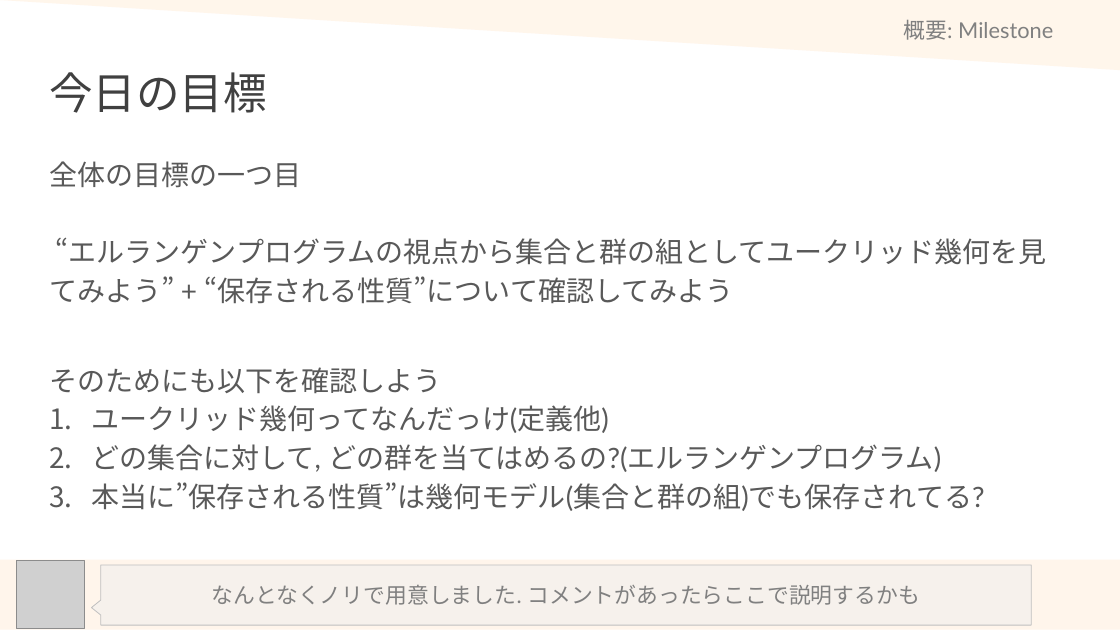
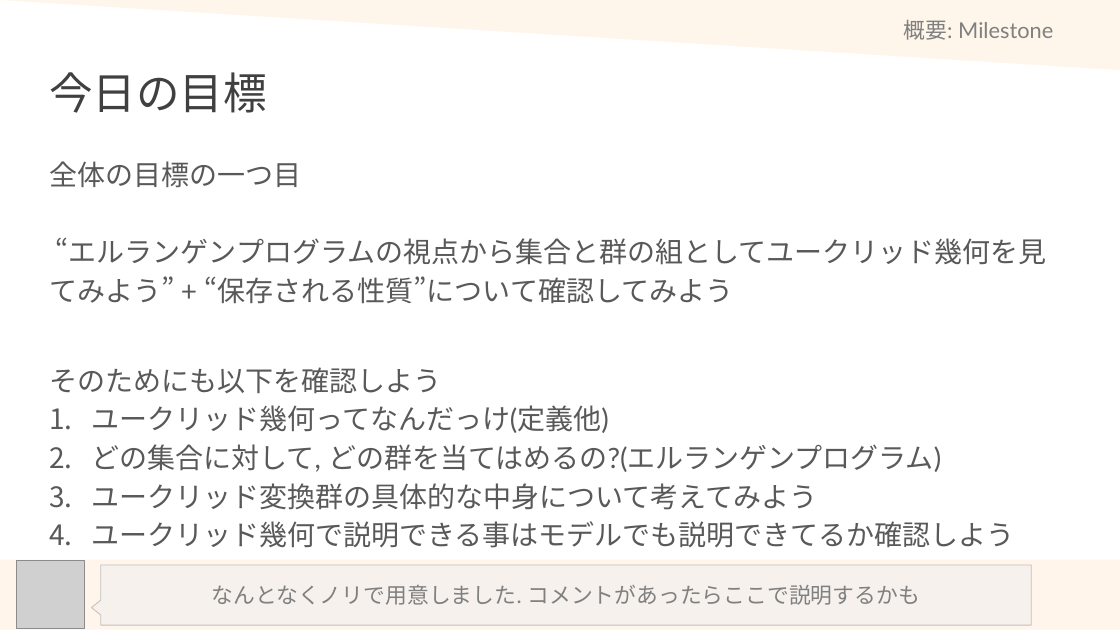
Before and after one commit to math-er/hyperbolic-space, a slide deck: slide 2 of Section2(上半平面とポアンカレ計量)/1-EuclidSpace.pptx. Drawn at 1120x630 pixels with LibreOffice and Linux fonts; fonts in the diff are those of the drawing; grey boxes stand for pictures. Boxes give left, top, right and bottom in pixels: in the first picture for what was removed or moved away, otherwise in the second. Text is boxed around its words. In the diff, an @@ line names an element or a change of style, - is before the commit and + after.

```diff
--- a/Section2(上半平面とポアンカレ計量)/1-EuclidSpace.pptx
+++ b/Section2(上半平面とポアンカレ計量)/1-EuclidSpace.pptx
@@ text at (91,483,1014,548): text changed @@
-3. 本当に”保存される性質”は幾何モデル(集合と群の組)でも保存されてる?
+3. ユークリッド変換群の具体的な中身について考えてみよう
+4. ユークリッド幾何で説明できる事はモデルでも説明できてるか確認しよう
```
Also in this commit, not shown: 11 other slides changed, 7 slides added, 1 slide removed.
